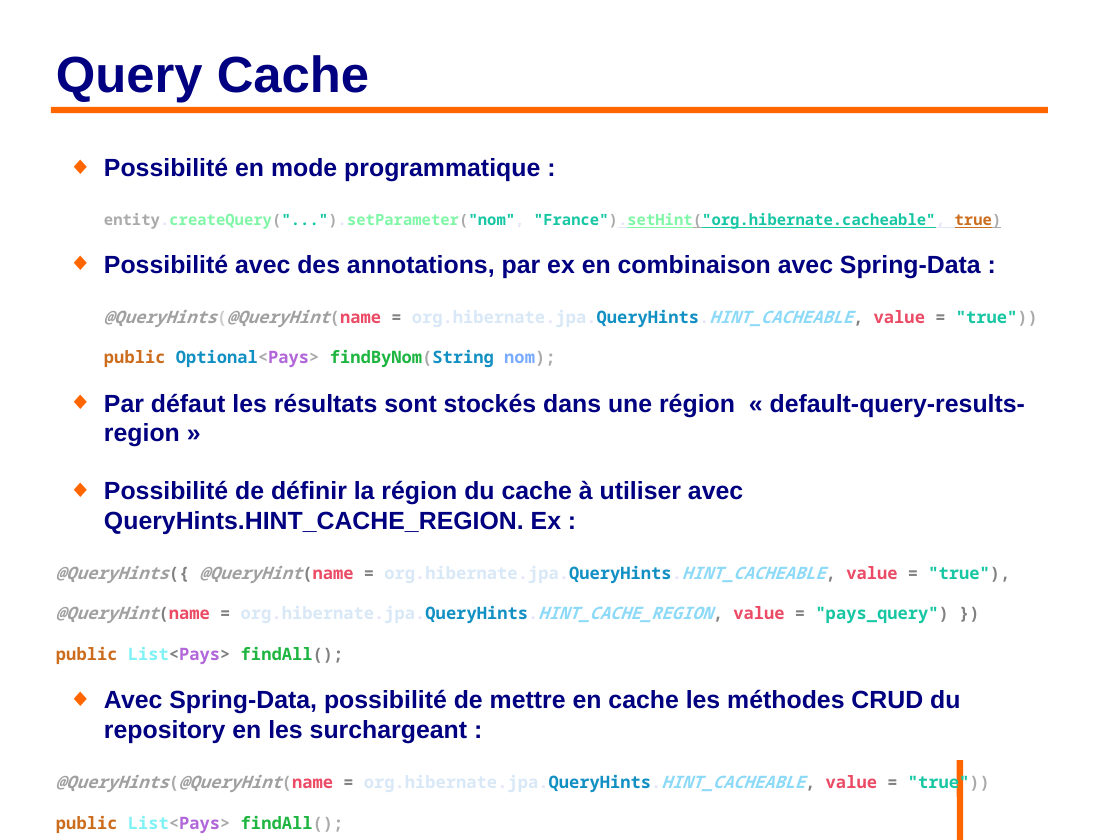
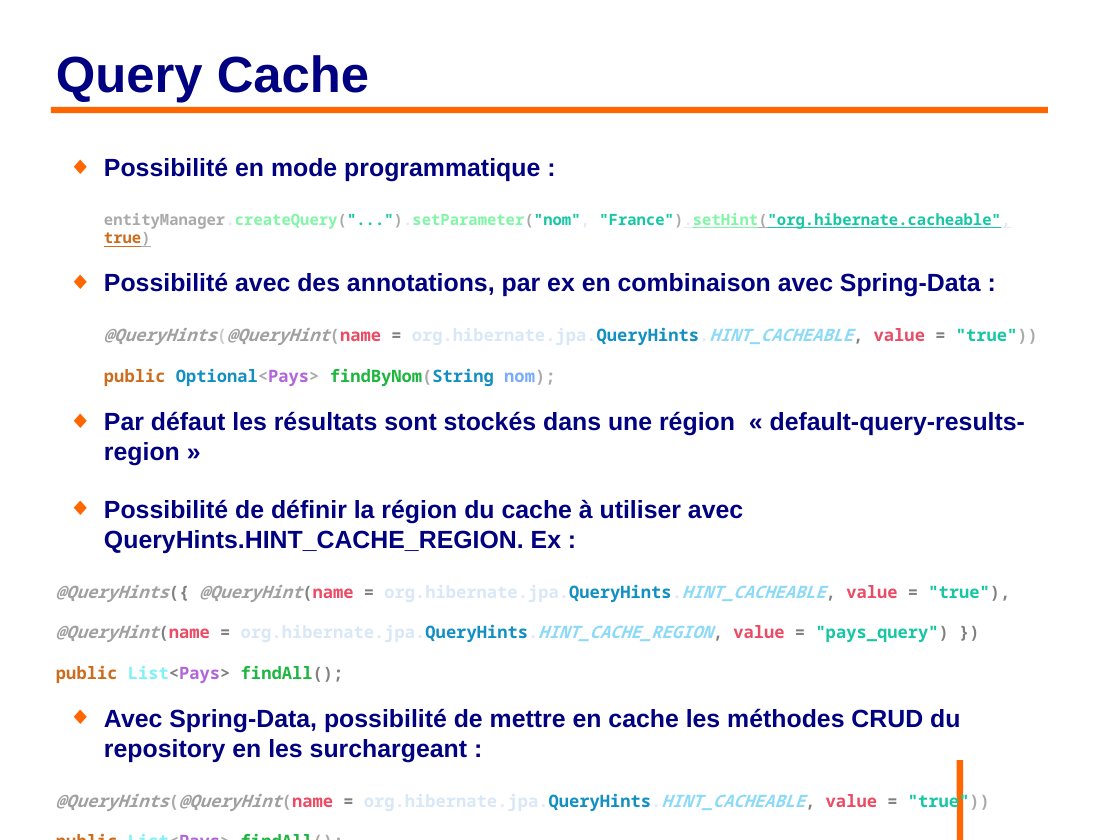
Before and after one commit to philphils/formation-hibernate-avancee, a slide deck: slide 66 of Documentation/diapo_formation_hibernate_avancee.odp. Drawn at 1120x840 pixels with LibreOffice and Linux fonts; fonts in the diff are those of the drawing; background and template pictures are left out. Boxes give left, top, right and bottom in pixels: in the first picture for what was removed or moved away, otherwise in the second. Text is boxed around its words. In the diff, an @@ line names an element or a change of style, - is before the commit and + after.

```diff
--- a/Documentation/diapo_formation_hibernate_avancee.odp
+++ b/Documentation/diapo_formation_hibernate_avancee.odp
@@ text at (104,213,1010,247): text changed @@
-entity.createQuery("...").setParameter("nom", "France").setHint("org.hibernate.cacheable", true)
+entityManager.createQuery("...").setParameter("nom", "France").setHint("org.hibernate.cacheable", true)
```
Also in this commit, not shown: 8 other slides changed.
